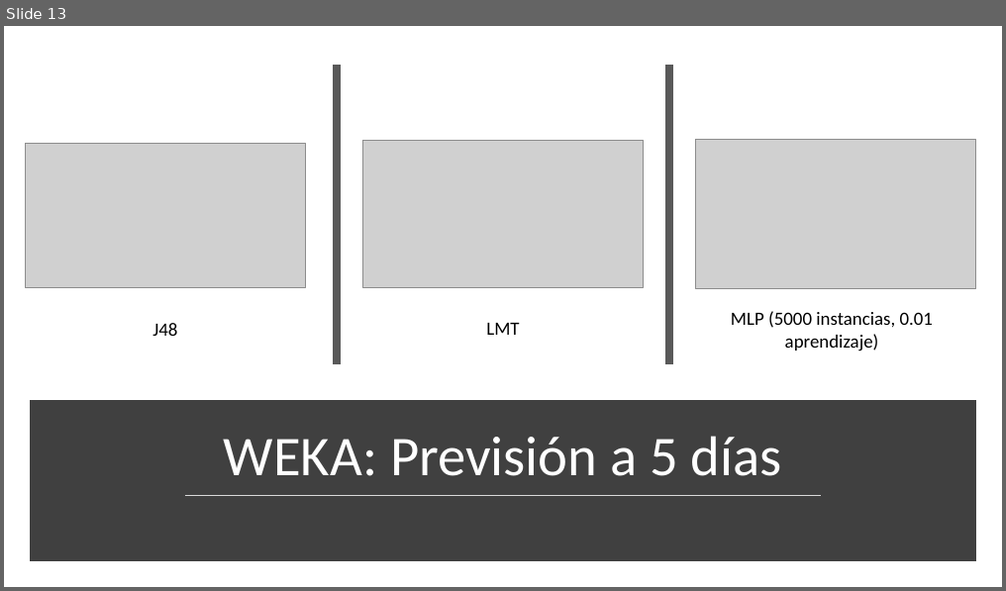
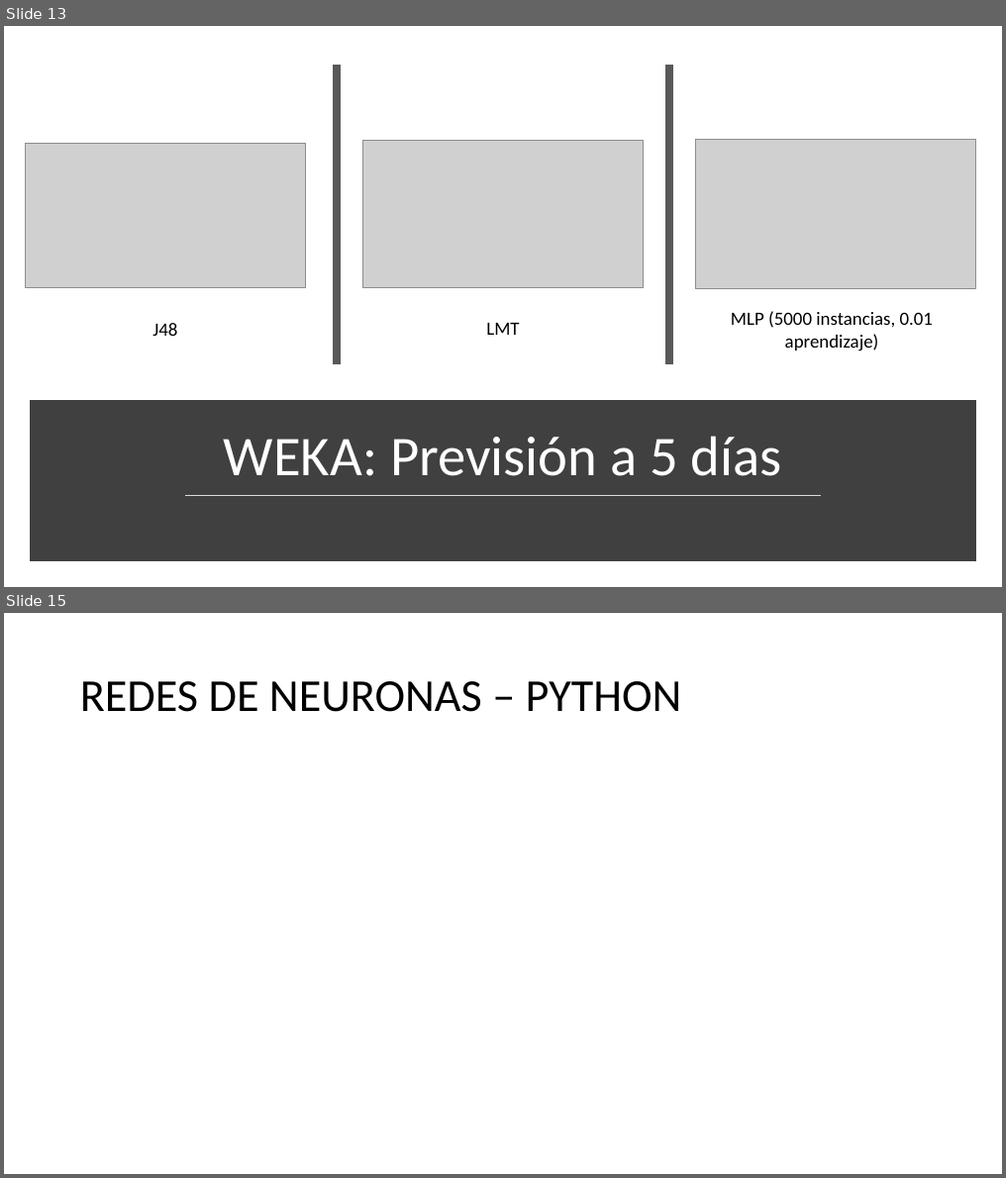
Before and after one commit to adrigrillo/IBEXPredictor, a slide deck: docs/PresentacionFinal.pptx. Shown one above the other, each under a label of ours: slide 13 before the commit, slides 13 and 15 after it; the slides between them are not shown. The pictures are 1006x591 and 1006x1178 pixels, drawn with LibreOffice and Linux fonts; fonts in the diff are those of the drawing; grey boxes stand for pictures. Boxes give left, top, right and bottom in pixels: in the first picture for what was removed or moved away, otherwise in the second. Text is boxed around its words. In the diff, an @@ line names an element or a change of style, - is before the commit and + after.

```diff
--- a/docs/PresentacionFinal.pptx
+++ b/docs/PresentacionFinal.pptx
@@ slide 15 added at (x1=4, y1=613, x2=1002, y2=1174), background #FFFFFF @@
@@ title added at (x1=80, y1=681, x2=682, y2=712), 44 pt, text #000000 @@
+REDES DE NEURONAS – PYTHON
```
Also in this commit, not shown: 4 slides changed, 1 other slide added.
